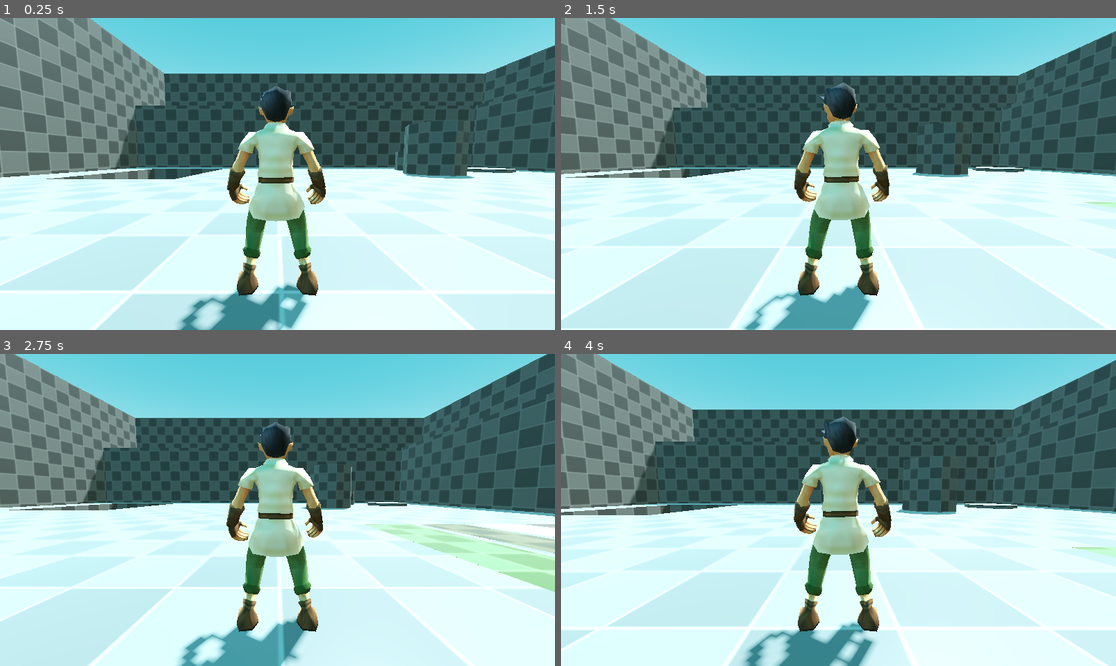
Above: before the commit, frames 1-4 (two rows, left to right).
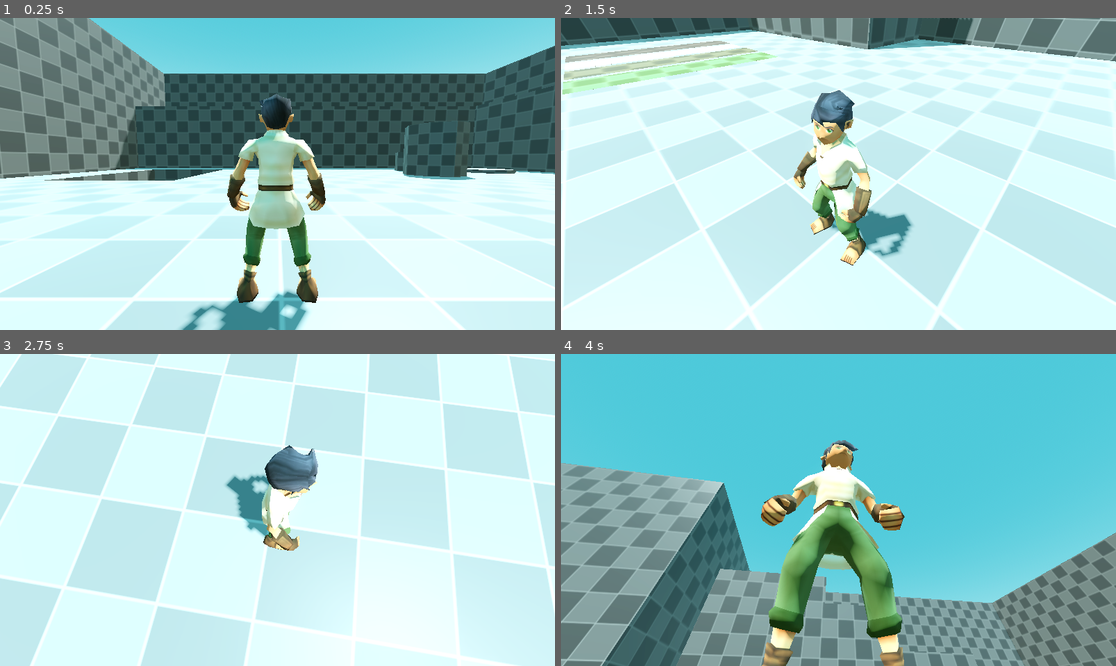
Above: after the commit, the same moments.

Repository: Amoskeag/Mage-Master
Game: Godot game, scene res://scenes/start.tscn
Same seed, same stepped clock (60 frames per second), same inputs: the game is played once before the commit and once after it.
Inputs:
- Up to frame 1 (0.25 s): no input
- Up to frame 2 (1.5 s): tap Enter (ui_accept) at 0.5, 0.77 s; hold Right (ui_right) 0.53-1.28 s; hold Down (ui_down) from 1.28 s (still down)
- Up to frame 3 (2.75 s): tap Enter (ui_accept) at 1.52 s; release Down (ui_down) at 2.03 s; hold Right (ui_right) from 2.03 s (still down)
- Up to frame 4 (4 s): release Right (ui_right) at 2.78 s; hold Up (ui_up) 2.78-3.53 s; tap Enter (ui_accept) at 3.02, 3.77 s; hold Left (ui_left) from 3.53 s (still down)

The runs differ from the first frame. In frame 1, 10% of the frame differs, in the area x 0-100%, y 0-100%; in frame 2, 72%; in frame 3, 74%; in frame 4, 94%.

Commit message:
Add Basic Keyboard Controls
Added basic controls for turning the camera and moving the player works using WASD.

Diff:
--- a/project.godot
+++ b/project.godot
@@ -22,3 +22,46 @@
 [dotnet]
 
 project/assembly_name="Mage Master"
+
+[input]
+
+move_left={
+"deadzone": 0.2,
+"events": [Object(InputEventKey,"resource_local_to_scene":false,"resource_name":"","device":-1,"window_id":0,"alt_pressed":false,"shift_pressed":false,"ctrl_pressed":false,"meta_pressed":false,"pressed":false,"keycode":0,"physical_keycode":65,"key_label":0,"unicode":97,"location":0,"echo":false,"script":null)
+]
+}
+move_right={
+"deadzone": 0.2,
+"events": [Object(InputEventKey,"resource_local_to_scene":false,"resource_name":"","device":-1,"window_id":0,"alt_pressed":false,"shift_pressed":false,"ctrl_pressed":false,"meta_pressed":false,"pressed":false,"keycode":0,"physical_keycode":68,"key_label":0,"unicode":100,"location":0,"echo":false,"script":null)
+]
+}
+move_forward={
+"deadzone": 0.2,
+"events": [Object(InputEventKey,"resource_local_to_scene":false,"resource_name":"","device":-1,"window_id":0,"alt_pressed":false,"shift_pressed":false,"ctrl_pressed":false,"meta_pressed":false,"pressed":false,"keycode":0,"physical_keycode":87,"key_label":0,"unicode":119,"location":0,"echo":false,"script":null)
+]
+}
+move_back={
+"deadzone": 0.2,
+"events": [Object(InputEventKey,"resource_local_to_scene":false,"resource_name":"","device":-1,"window_id":0,"alt_pressed":false,"shift_pressed":false,"ctrl_pressed":false,"meta_pressed":false,"pressed":false,"keycode":0,"physical_keycode":83,"key_label":0,"unicode":115,"location":0,"echo":false,"script":null)
+]
+}
+view_left={
+"deadzone": 0.2,
+"events": [Object(InputEventKey,"resource_local_to_scene":false,"resource_name":"","device":-1,"window_id":0,"alt_pressed":false,"shift_pressed":false,"ctrl_pressed":false,"meta_pressed":false,"pressed":false,"keycode":0,"physical_keycode":4194319,"key_label":0,"unicode":0,"location":0,"echo":false,"script":null)
+]
+}
+view_right={
+"deadzone": 0.2,
+"events": [Object(InputEventKey,"resource_local_to_scene":false,"resource_name":"","device":-1,"window_id":0,"alt_pressed":false,"shift_pressed":false,"ctrl_pressed":false,"meta_pressed":false,"pressed":false,"keycode":0,"physical_keycode":4194321,"key_label":0,"unicode":0,"location":0,"echo":false,"script":null)
+]
+}
+view_up={
+"deadzone": 0.2,
+"events": [Object(InputEventKey,"resource_local_to_scene":false,"resource_name":"","device":-1,"window_id":0,"alt_pressed":false,"shift_pressed":false,"ctrl_pressed":false,"meta_pressed":false,"pressed":false,"keycode":0,"physical_keycode":4194320,"key_label":0,"unicode":0,"location":0,"echo":false,"script":null)
+]
+}
+view_down={
+"deadzone": 0.2,
+"events": [Object(InputEventKey,"resource_local_to_scene":false,"resource_name":"","device":-1,"window_id":0,"alt_pressed":false,"shift_pressed":false,"ctrl_pressed":false,"meta_pressed":false,"pressed":false,"keycode":0,"physical_keycode":4194322,"key_label":0,"unicode":0,"location":0,"echo":false,"script":null)
+]
+}
--- a/scenes/player.tscn
+++ b/scenes/player.tscn
@@ -14,7 +14,7 @@
 shape = SubResource("CapsuleShape3D_bodal")
 
 [node name="SpringArm3D" type="SpringArm3D" parent="."]
-transform = Transform3D(1, 0, 0, 0, 1, 0, 0, 0, 1, 0, 1.3046567, 0)
+transform = Transform3D(1, 0, 0, 0, 1, 0, 0, 0, 1, 0, 1.3776178, 0)
 spring_length = 2.8
 script = ExtResource("2_qhqgy")
 
--- a/scripts/camera_rig.gd
+++ b/scripts/camera_rig.gd
@@ -1,12 +1,16 @@
 extends SpringArm3D
 
 @onready var camera: Camera3D = $Camera3D
+@export var turn_rate := 180.0
 
 func _ready() -> void:
-
 	spring_length = camera.position.z
 
 
 #Called every Frame, 'delta' is the elapsed time since the previous frame.
 func _process(delta: float) -> void:
-	pass
+	var look_input := Input.get_vector("view_right", "view_left", "view_down", "view_up" )
+	look_input = turn_rate * look_input * delta
+	rotation_degrees.x += look_input.y
+	rotation_degrees.y += look_input.x
+	rotation_degrees.x = clampf(rotation_degrees.x, -70, 50)
--- a/scripts/player.gd
+++ b/scripts/player.gd
@@ -16,7 +16,7 @@
 
 	# Get the input direction and handle the movement/deceleration.
 	# As good practice, you should replace UI actions with custom gameplay actions.
-	var input_dir := Input.get_vector("ui_left", "ui_right", "ui_up", "ui_down")
+	var input_dir := Input.get_vector("move_left", "move_right", "move_forward", "move_back")
 	var direction := (transform.basis * Vector3(input_dir.x, 0, input_dir.y)).normalized()
 	if direction:
 		velocity.x = direction.x * SPEED
